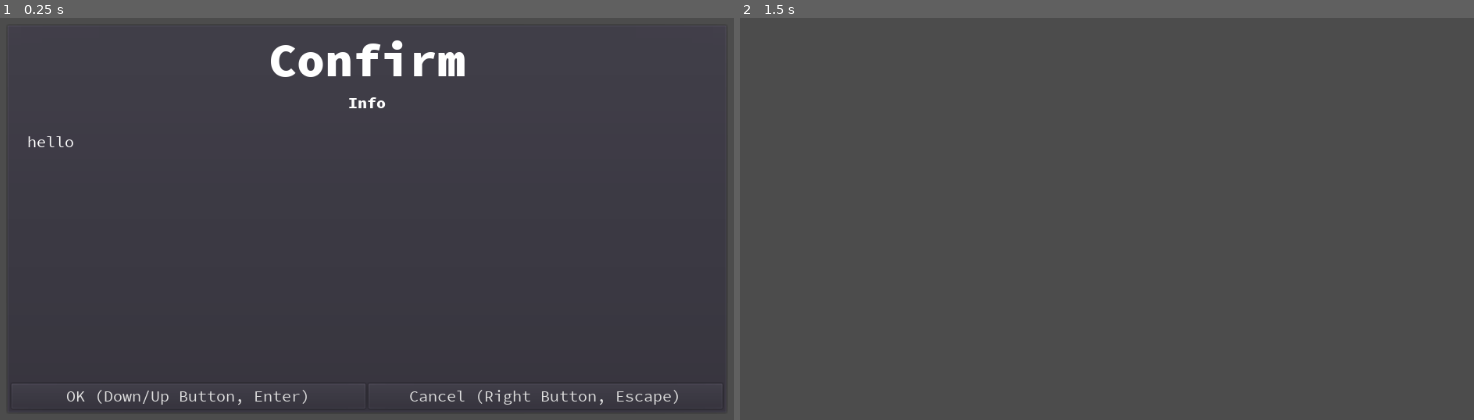
Above: before the commit, frames 1-2 (left to right).
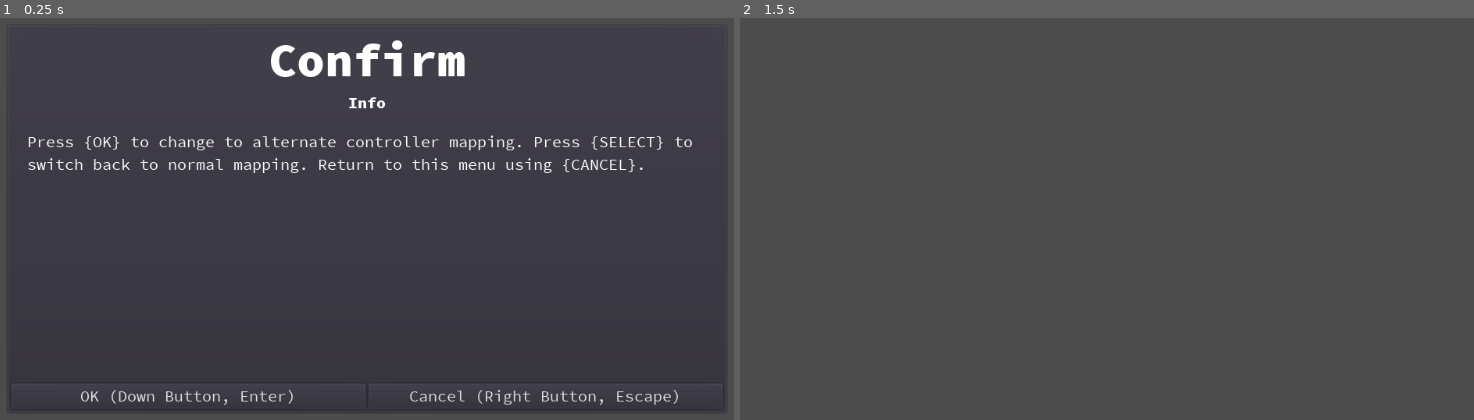
Above: after the commit, the same moments.

Repository: jackokring/godot-game
Game: Godot game, scene res://Main.tscn
Same seed, same stepped clock (60 frames per second), same inputs: the game is played once before the commit and once after it.
Inputs:
- Up to frame 1 (0.25 s): no input
- Up to frame 2 (1.5 s): click "OK (Down/Up Button, Enter)" (after the commit: "OK (Down Button, Enter)") at 0.5 s; tap Enter (ui_accept) at 1.25 s; hold Page Up (ui_page_up) from 1.28 s (still down); tap End (ui_end) at 1.35 s

The runs differ from the first frame. In frame 1, 2.1% of the frame differs, in the area x 3-95%, y 29-97%; in frame 2, nothing differs.

Commit message:
bon jovi half?

Diff:
--- a/Dialog.gd
+++ b/Dialog.gd
@@ -4,33 +4,49 @@
 signal ok
 onready var exit_timer := $Timer
 onready var intro := $Explode
+
+# my weird controller
 var weird := 0
 enum Buttons {
-	CANCEL,
-	ESCAPE,
-	ACCEPT,
-	SELECT,
+	CANCEL, # menu A
+	OK, # B
+	SELECT, # X
+	ESCAPE, # Y
+	HOME, # L1
+	END, # R1
+	PGUP,
+	PGDN,
 }
 
 # ABXY
 const _pattern = [
-	["ui_cancel", "ui_accept", "ui_select", "ui_escape"], # norm
-	["ui_cancel", "ui_escape", "ui_accept", "ui_select"], # weird
+	# normal over functional controllers
+	["ui_cancel", "ui_accept", "ui_select", "ui_escape", "ui_home", "ui_end",
+	 "ui_page_up", "ui_page_down"],
+	# just the basic buttons with even select/start remapped too
+	# this does alter the shortcut keys too
+	["ui_cancel", "ui_select", "ui_escape", "ui_accept", "ui_home", "ui_end"],
 ]
 
 func _on_pressed_left(weird_test: int):
 	if weird != weird_test:
 		# exit as not left button
 		return
-	# left button action goes here
+	# left button action in menu goes here
 
 func just_pressed(button: int) -> bool:
+	if button >= _pattern[weird].size():
+		return false
 	return Input.is_action_just_pressed(_pattern[weird][button])
 
 func pressed(button: int) -> bool:
+	if button >= _pattern[weird].size():
+		return false
 	return Input.is_action_pressed(_pattern[weird][button])
 
 func just_released(button: int) -> bool:
+	if button >= _pattern[weird].size():
+		return false
 	return Input.is_action_just_released(_pattern[weird][button])
 
 func _ready():
@@ -67,7 +83,7 @@
 			_on_pause_button_pressed()
 	if just_released(Buttons.CANCEL):
 		exit_timer.stop()
-	if just_pressed(Buttons.ACCEPT):
+	if just_pressed(Buttons.OK):
 		if is_visible_in_tree():
 			_on_pause_popup_ok_pressed()
 	if just_pressed(Buttons.SELECT):
--- a/TLabel.tscn
+++ b/TLabel.tscn
@@ -9,14 +9,7 @@
 margin_bottom = 431.0
 size_flags_horizontal = 3
 size_flags_vertical = 3
-text = "hello
-
-
-
-
-
-
-"
+text = "HELLO_TEXT"
 autowrap = true
 script = ExtResource( 1 )
 __meta__ = {
--- a/translate/TLabel.gd
+++ b/translate/TLabel.gd
@@ -6,8 +6,9 @@
 
 # Called when the node enters the scene tree for the first time.
 func _ready():
+	# print(tr(get("text")))
 	_save = get("text")
-	set("text", Util.format(get("text"), translations))
+	set("text", Util.format(_save, translations))
 
 func getTranslations() -> Dictionary:
 	return translations
--- a/translate/dictionary.csv
+++ b/translate/dictionary.csv
@@ -1,9 +1,10 @@
 keys,en
 CANCEL,"Cancel (Right Button, Escape)"
-OK,"OK (Down/Up Button, Enter)"
-SELECT,"Select (Up/Left Button, Space)"
-ESCAPE,"Escape (Left/Down Button, Backslash)"
-HOME,"Home (L Button/Mouse, Home)"
-END,"End (R Button/Mouse, End)"
-PAGE_UP,"Page Up (L2 Button, Page Up)"
-PAGE_DOWN,"Page Down (R2 Button, Page Down)"
+OK,"OK (Down Button, Enter)"
+SELECT,"Select (Up Button, Space)"
+ESCAPE,"Escape (Left Button, Backslash)"
+HOME,"Home (L Button, Home)"
+END,"End (R Button, End)"
+PGUP,"Page Up (L2 Button, PgUp)"
+PGDN,"Page Down (R2 Button, PgDn)"
+HELLO_TEXT,"Press {OK} to change to alternate controller mapping. Press {SELECT} to switch back to normal mapping. Return to this menu using {CANCEL}."
Binary file changed: translate/dictionary.en.translation
Not shown, changed: translate/dictionary.ods
